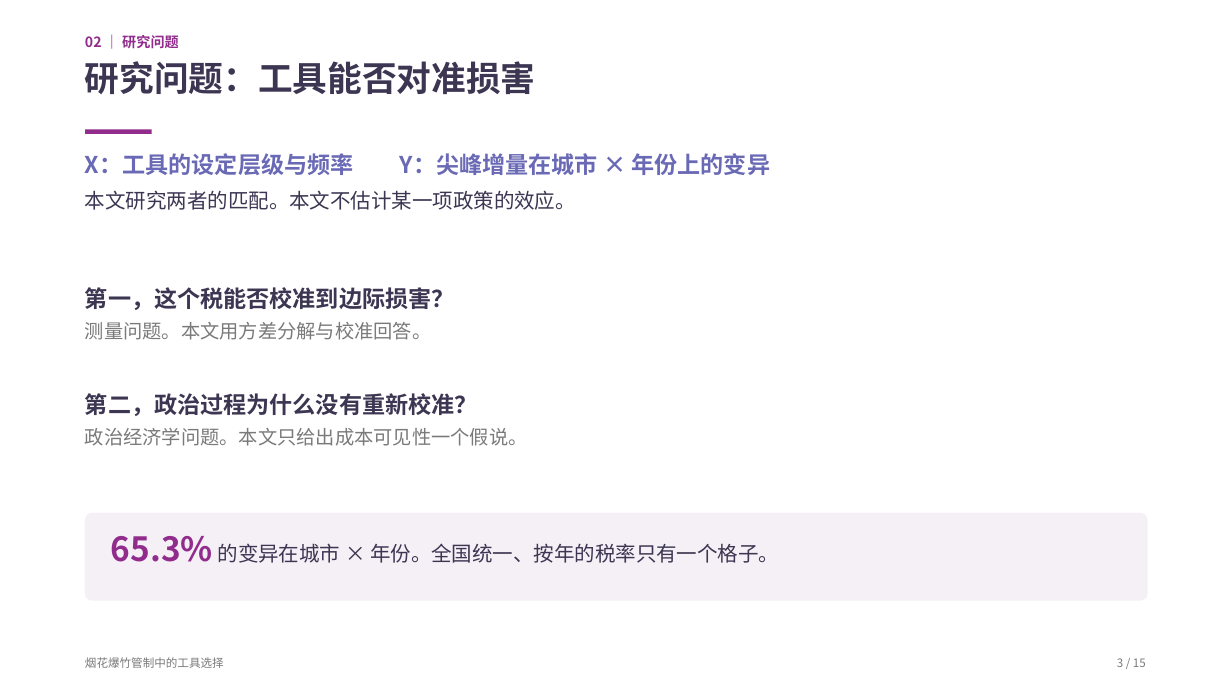
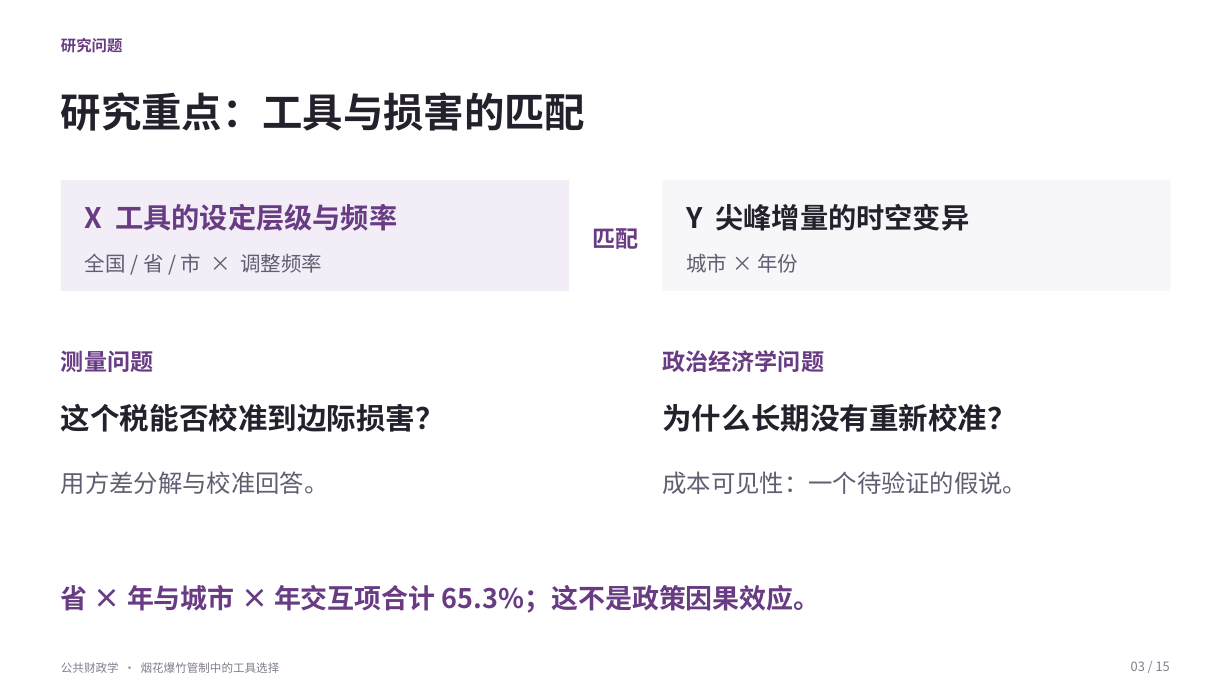
Before and after one commit to YINN233/public-finance-essay-fireworks, a slide deck: slide 3 of presentation/烟花爆竹管制-展示.pptx. Drawn at 1232x693 pixels with LibreOffice and Linux fonts; fonts in the diff are those of the drawing; background and template pictures are left out. Boxes give left, top, right and bottom in pixels: in the first picture for what was removed or moved away, otherwise in the second. Text is boxed around its words. In the diff, an @@ line names an element or a change of style, - is before the commit and + after.

Commit message:
完善烟花爆竹展示：精修 PPT、逐页讲稿与 27 个答辩问答
更新同版 PDF、预览和可重建源文件；区分 65.3% 交互项与 87.3% 条件性未区分份额，校正滨州样本对照与 DK* 范围，并记录更正及验证边界。

```diff
--- a/presentation/烟花爆竹管制-展示.pptx
+++ b/presentation/烟花爆竹管制-展示.pptx
@@ text at [61,38,123,53]: text changed; size 11 to 12 pt; text colour #912C8D to #683B83 @@
-02 ｜ 研究问题
+研究问题
@@ text at [61,92,585,131]: text changed; size 27 to 31.5 pt; text colour #3C3652 to #24212C @@
-研究问题：工具能否对准损害
+研究重点：工具与损害的匹配
@@ rectangle removed at [85,129,152,134] @@
@@ text removed at [85,153,771,210] @@
-X：工具的设定层级与频率 Y：尖峰增量在城市 × 年份上的变异
-本文研究两者的匹配。本文不估计某一项政策的效应。
@@ rectangle added at [61,180,569,291], fill #F2EDF6 @@
@@ text added at [85,204,397,231], 22 pt, text #683B83, bold @@
+X 工具的设定层级与频率
@@ rectangle added at [663,180,1171,291], fill #F7F6F9 @@
@@ text added at [686,203,970,231], 22 pt, text #24212C, bold @@
+Y 尖峰增量的时空变异
@@ text added at [593,228,639,249], 18 pt, text #683B83, bold @@
+匹配
@@ text added at [85,254,322,273], 16 pt, text #625D70 @@
+全国 / 省 / 市 × 调整频率
@@ text added at [686,254,798,273], 16 pt, text #625D70 @@
+城市 × 年份
@@ text added at [61,351,153,372], 18 pt, text #683B83, bold @@
+测量问题
@@ text added at [662,350,824,372], 18 pt, text #683B83, bold @@
+政治经济学问题
@@ text at [61,403,445,432]: text changed; size 18 to 23 pt; text colour #3C3652 to #24212C @@
-第一，这个税能否校准到边际损害？
+这个税能否校准到边际损害？
@@ text at [662,403,1016,432]: text changed; size 18 to 23 pt; text colour #3C3652 to #24212C @@
-第二，政治过程为什么没有重新校准？
+为什么长期没有重新校准？
@@ text removed at [85,428,528,446] @@
-政治经济学问题。本文只给出成本可见性一个假说。
@@ vertical alignment top to middle in 7 elements at [61,38,123,53], [61,662,280,673], [61,403,445,432], [1131,661,1170,671], [662,403,1016,432], [61,92,585,131], [61,471,329,494] @@
@@ text at [61,471,329,494]: text changed; size 15 to 19 pt; text colour #7A7A7A to #625D70 @@
-测量问题。本文用方差分解与校准回答。
+用方差分解与校准回答。
@@ text added at [662,471,1027,494], 19 pt, text #625D70 @@
+成本可见性：一个待验证的假说。
@@ rounded rectangle removed at [85,513,1148,601] @@
@@ text removed at [111,536,779,563] @@
-65.3% 的变异在城市 × 年份。全国统一、按年的税率只有一个格子。
@@ text added at [61,585,821,613], 21 pt, text #683B83, bold @@
+省 × 年与城市 × 年交互项合计 65.3%；这不是政策因果效应。
@@ text at [61,662,280,673]: text changed; text colour #7A7A7A to #857D8C @@
-烟花爆竹管制中的工具选择
+公共财政学 · 烟花爆竹管制中的工具选择
@@ text at [1131,661,1170,671]: text changed; size 9 to 10 pt; text colour #7A7A7A to #857D8C @@
-3 / 15
+03 / 15
```
Also in this commit, not shown: 13 other slides changed, 1 slide added, 1 slide removed, 15 other files.
